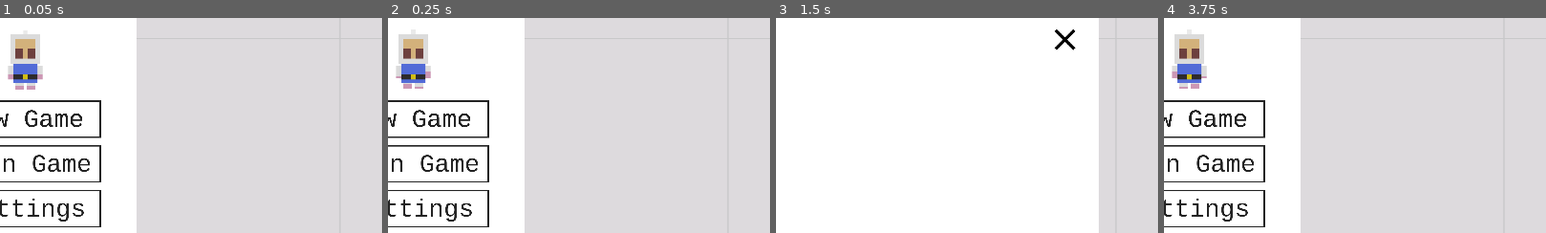
Above: before the commit, frames 1-4 (left to right).
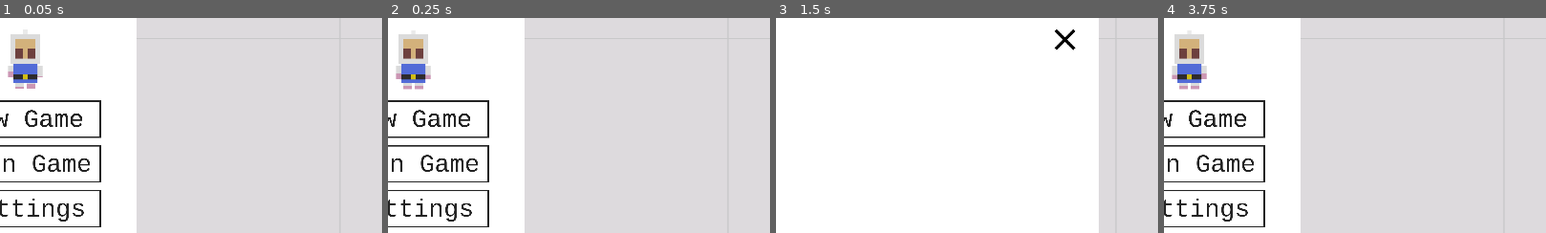
Above: after the commit, the same moments.

Repository: AmarOk1412/Eksplode.re
Game: Godot game, scene res://Lobby.tscn
The game is run twice, just before and just after one commit, with the same random seed, the same clock (stepped at 60 frames per second) and the same inputs. Sound files missing from this copy of the repository are replaced by a short silence.
Inputs (mouse positions are % of the whole screen's width and height, from its top left):
- Up to frame 1 (0.05 s): no input
- Up to frame 2 (0.25 s): no input
- Up to frame 3 (1.5 s): tap Enter (ui_accept) at 0.5, 0.77 s; hold Right (ui_right) 0.53-1.25 s; click (50, 37) at 1.25 s
- Up to frame 4 (3.75 s): click (85, 81) at 2 s; click (85, 81) at 2.75 s; click (85, 19) at 3.5 s
The pictures show only the part of the screen within x 47-97%, y 14-64%; the shares and areas given below are measured in that part.

The runs differ from the first frame. In frame 1, 0.1% of the frame differs, in the area x 2-12%, y 24-34%; in frame 2, 0.1%; in frame 3, nothing differs; in frame 4, 0.1%.
Error in both runs: Assertion failed. (res://gamestate.gd:87)

Commit message:
game: fix height for first line
Issue: #4

Diff:
--- a/Game.tscn
+++ b/Game.tscn
@@ -53,9 +53,6 @@
 points = PoolVector2Array( 0, 0, 120, 0, 120, 120, 0, 120 )
 
 [sub_resource type="ConvexPolygonShape2D" id=15]
-points = PoolVector2Array( 0, 0, 120, 0, 120, 120, 0, 120 )
-
-[sub_resource type="ConvexPolygonShape2D" id=16]
 points = PoolVector2Array( 0, 0, 120, 0, 120, 120, 0, 120 )
 
 [sub_resource type="ConvexPolygonShape2D" id=17]
@@ -348,7 +345,7 @@
 21/texture = ExtResource( 2 )
 21/tex_offset = Vector2( 0, 0 )
 21/modulate = Color( 1, 1, 1, 1 )
-21/region = Rect2( 240, 0, 120, 120 )
+21/region = Rect2( 482, 1, 8, 14 )
 21/tile_mode = 0
 21/occluder_offset = Vector2( 0, 0 )
 21/navigation_offset = Vector2( 0, 0 )
@@ -436,13 +433,7 @@
 27/tile_mode = 0
 27/occluder_offset = Vector2( 0, 0 )
 27/navigation_offset = Vector2( 0, 0 )
-27/shapes = [ {
-"autotile_coord": Vector2( 0, 0 ),
-"one_way": false,
-"one_way_margin": 1.0,
-"shape": SubResource( 16 ),
-"shape_transform": Transform2D( 1, 0, 0, 1, 0, 0 )
-} ]
+27/shapes = [  ]
 27/z_index = 0
 28/name = "tile.png 28"
 28/texture = ExtResource( 2 )
@@ -460,6 +451,16 @@
 "shape_transform": Transform2D( 1, 0, 0, 1, 0, 0 )
 } ]
 28/z_index = 0
+29/name = "tile.png 29"
+29/texture = ExtResource( 2 )
+29/tex_offset = Vector2( 1, 0 )
+29/modulate = Color( 1, 1, 1, 1 )
+29/region = Rect2( 521, 71, 34, 8 )
+29/tile_mode = 0
+29/occluder_offset = Vector2( 0, 0 )
+29/navigation_offset = Vector2( 0, 0 )
+29/shapes = [  ]
+29/z_index = 0
 
 [sub_resource type="DynamicFont" id=22]
 size = 60
@@ -478,7 +479,7 @@
 tile_set = SubResource( 21 )
 cell_size = Vector2( 120, 120 )
 format = 1
-tile_data = PoolIntArray( -196588, 28, 0, -196586, 28, 0, -6 …(1694 unchanged characters)… , 131072, 28, 0, 131073, 28, 0, 131074, 4, 0, 131075, 4, 0, 131076, 4, 0, 131077, 4, 0, 131078, 4, 0, 131079, 4, 0, 131080, 4, 0, 131081, 4, 0, 131082, 4, 0, 131083, 4, 0, 131084, 4, 0, 131085, 4, 0, 131086, 4, 0, 131087, 28, 0, 131088, 28, 0, 13108 …(6221 unchanged characters)…
+tile_data = PoolIntArray( -196588, 28, 0, -196586, 28, 0, -6 …(1694 unchanged characters)… , 131072, 28, 0, 131073, 28, 0, 131074, 27, 0, 131075, 27, 0, 131076, 27, 0, 131077, 27, 0, 131078, 27, 0, 131079, 27, 0, 131080, 27, 0, 131081, 27, 0, 131082, 27, 0, 131083, 27, 0, 131084, 27, 0, 131085, 27, 0, 131086, 27, 0, 131087, 28, 0, 131088, 28, 0, 13108 …(6221 unchanged characters)…
 
 [node name="Item" parent="." instance=ExtResource( 3 )]
 position = Vector2( 600.586, -1587.03 )
@@ -536,9 +537,9 @@
 
 [node name="LeaveButton" type="TextureButton" parent="NodeWinningLabel"]
 margin_left = 1679.7
-margin_top = 248.684
+margin_top = 270.0
 margin_right = 1979.7
-margin_bottom = 548.684
+margin_bottom = 570.0
 rect_scale = Vector2( 0.33, 0.33 )
 texture_normal = ExtResource( 8 )
 
--- a/Lobby.tscn
+++ b/Lobby.tscn
@@ -123,6 +123,7 @@
 position = Vector2( 150, 70 )
 scale = Vector2( 0.33, 0.33 )
 frames = SubResource( 3 )
+frame = 11
 playing = true
 
 [node name="Settings" type="Panel" parent="."]
Not shown: 1 places in Game.tscn that only renumber resources
Binary file changed: Sprites/tile.png
